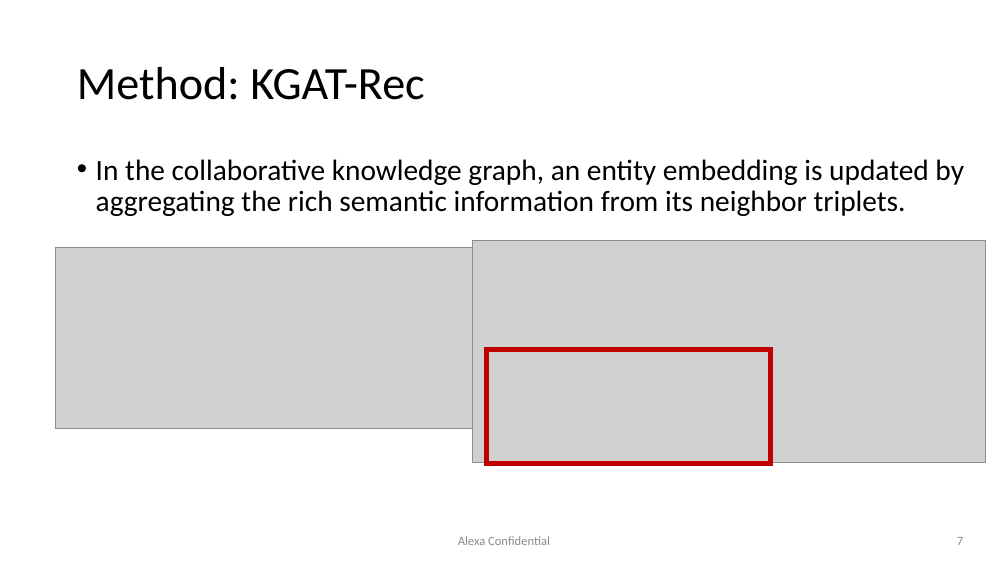
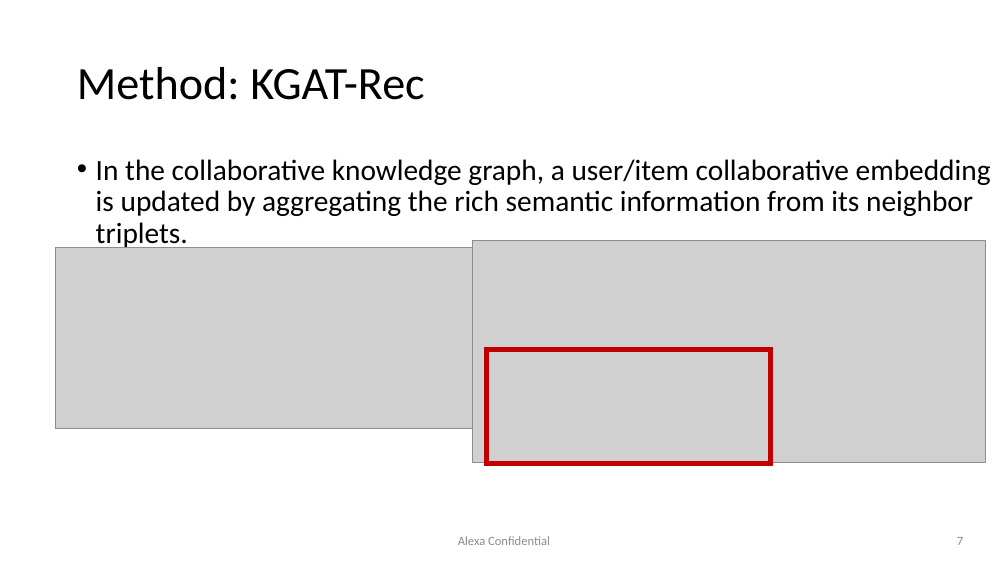
Before and after one commit to RoyZhengGao/RoyZhengGao-old.github.io, a slide deck: slide 7 of files/icassp2022.pptx. Drawn at 1008x567 pixels with LibreOffice and Linux fonts; fonts in the diff are those of the drawing; grey boxes stand for pictures; background and template pictures are left out. Boxes give left, top, right and bottom in pixels: in the first picture for what was removed or moved away, otherwise in the second. Text is boxed around its words. In the diff, an @@ line names an element or a change of style, - is before the commit and + after.

```diff
--- a/files/icassp2022.pptx
+++ b/files/icassp2022.pptx
@@ text at (x1=96, y1=159, x2=991, y2=251): text changed @@
-• In the collaborative knowledge graph, an entity embedding is updated by aggregating the rich semantic information from its neighbor triplets.
+• In the collaborative knowledge graph, a user/item collaborative embedding is updated by aggregating the rich semantic information from its neighbor triplets.
```
Also in this commit, not shown: 1 other file.
